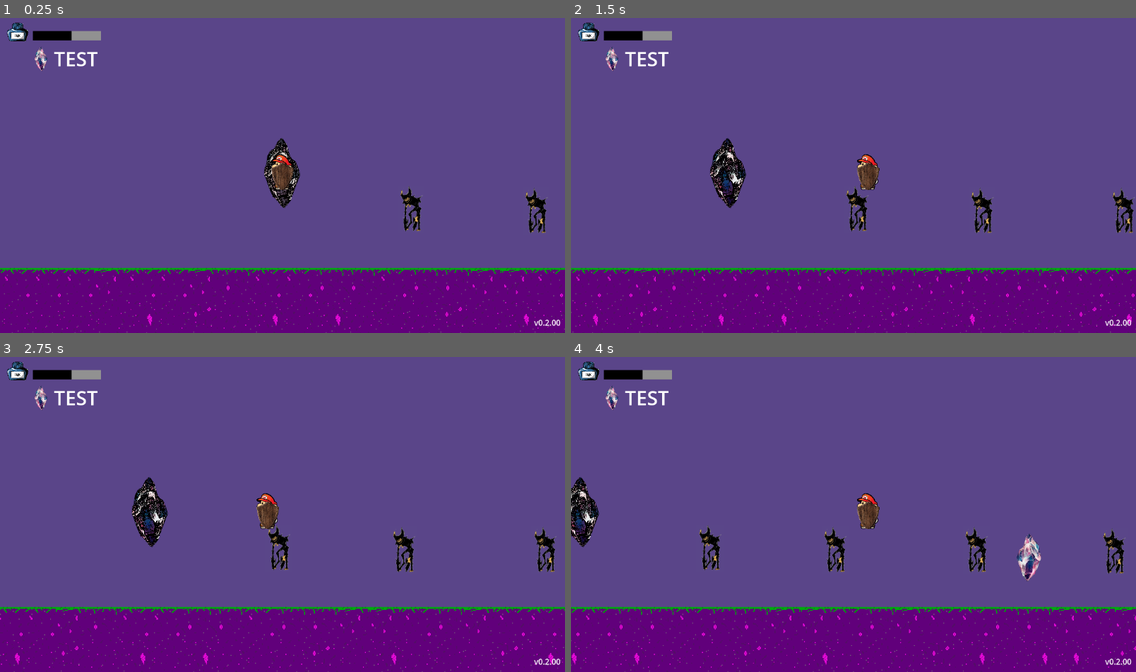
Above: before the commit, frames 1-4 (two rows, left to right).
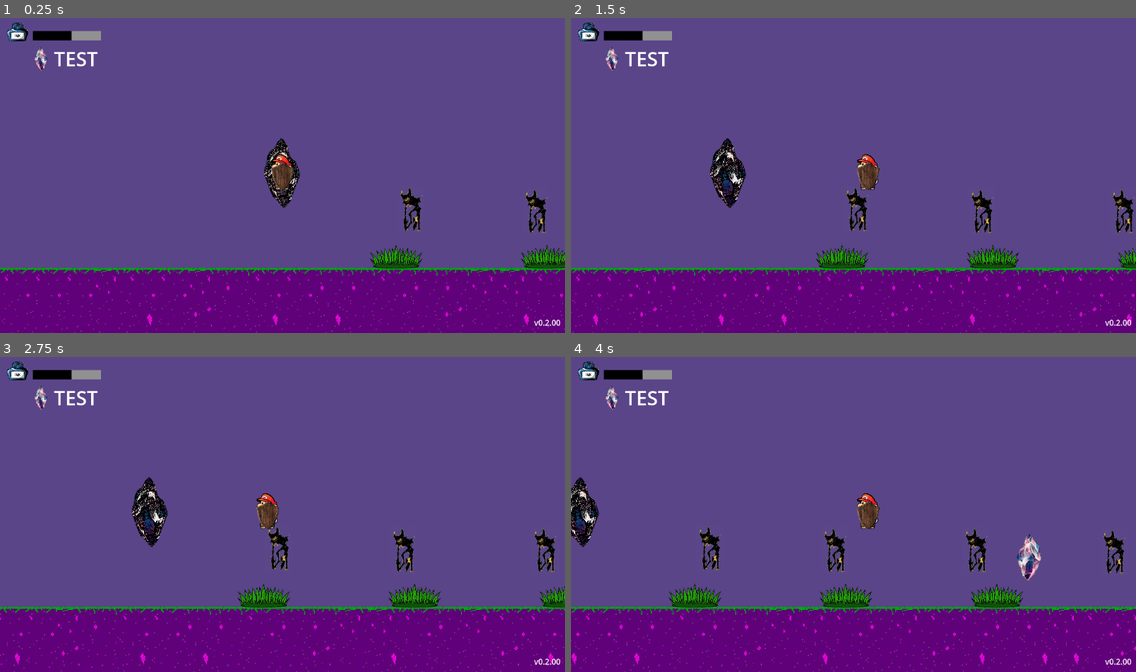
Above: after the commit, the same moments.

Repository: Jontaybr24/ShardsOfEikyo
Game: Godot game, scene res://Scenes/Levels/arena.tscn
Two runs of this game, one before a commit and one after it. Both use one fixed random seed, a clock stepped at 60 frames per second and the inputs below. Sound files missing from this copy of the repository are replaced by a short silence.
Inputs:
- Up to frame 1 (0.25 s): no input
- Up to frame 2 (1.5 s): tap Enter (confirm) at 0.5 s; hold A (attack) 0.53-1.28 s; hold Right (right) from 0.53 s (still down); tap Space (jump) at 0.77, 0.8, 1.07, 1.35 s
- Up to frame 3 (2.75 s): tap Space (jump) at 1.52, 1.82, 2.3 s; tap A (attack) at 1.55 s; release Right (right) at 2.03 s; hold Left (left) from 2.03 s (still down); hold A (attack) from 2.03 s (still down)
- Up to frame 4 (4 s): release Left (left) at 2.78 s; release A (attack) at 2.78 s; hold Right (right) from 2.78 s (still down); tap D (block) at 2.85 s; tap Space (jump) at 3.02, 3.32, 3.77, 3.8 s; tap A (attack) at 3.05 s; hold C (channel_hold) from 3.53 s (still down)

The runs differ from the first frame. In frame 1, 0.8% of the frame differs, in the area x 65-100%, y 72-80%; in frame 2, 1.0%; in frame 3, 1.1%; in frame 4, 1.3%, in the area x 17-80%, y 72-80%.
Error in both runs: Invalid access to property or key 'ELEMENTS' on a base object of type 'Nil'. (res://Scripts/naiko.gd:17)

Commit message:
updated grass spwan rules

Diff:
--- a/Scenes/Levels/tile_map_layer.gd
+++ b/Scenes/Levels/tile_map_layer.gd
@@ -8,6 +8,7 @@
 		var cell_data : TileData = get_cell_tile_data(cell)
 		if cell_data.get_custom_data("spawn_grass"):
 			var world_pos = map_to_local(cell)
-			#var grass_spawn = grass.instantiate()
-			#grass_spawn.position = Vector2(world_pos.x, world_pos.y - tile_set.tile_size.y)
-			#add_child(grass_spawn)
+			if randi() % 100 > 80:
+				var grass_spawn = grass.instantiate()
+				grass_spawn.position = Vector2(world_pos.x + randf_range(-20, 20), world_pos.y - tile_set.tile_size.y / 2)
+				add_child(grass_spawn)
--- a/Scenes/World Items/grass.tscn
+++ b/Scenes/World Items/grass.tscn
@@ -19,17 +19,17 @@
 
 [node name="Grass" type="Area2D" unique_id=1502200006 groups=["Flammable", "Ink Source"]]
 z_index = 6
-scale = Vector2(0.2, 0.2)
+scale = Vector2(0.0856552, 0.0856552)
 script = ExtResource("1_on02d")
 
 [node name="Sprite2D" type="Sprite2D" parent="." unique_id=216091300]
 material = SubResource("ShaderMaterial_gr604")
 texture = ExtResource("2_qm417")
+offset = Vector2(0, -140.625)
 
 [node name="CollisionShape2D" type="CollisionShape2D" parent="." unique_id=689407527]
-position = Vector2(2, 74.5)
+position = Vector2(0, -58.373573)
 shape = SubResource("RectangleShape2D_qruad")
 
 [node name="VisibleOnScreenEnabler2D" type="VisibleOnScreenEnabler2D" parent="." unique_id=831298123]
-position = Vector2(4.9999995, 0)
-rect = Rect2(-324.99997, -124.999985, 649.99994, 254.99997)
+rect = Rect2(-324.99997, -256.84372, 649.99994, 256.84372)
--- a/Scripts/States/Player/PlayerAttack.gd
+++ b/Scripts/States/Player/PlayerAttack.gd
@@ -19,7 +19,8 @@
 			attack.hit_successful.connect(player.freeze, CONNECT_ONE_SHOT)
 		if attack.name.to_lower() == "pogo" or attack.name.to_lower() == "channel pogo":
 			attack.hit_successful.connect(func ():
-				player.velocity.y = player.jump_velocity,
+				player.velocity.y = player.jump_velocity
+				player.has_second_jump = true,
 				CONNECT_ONE_SHOT)
 		player.add_ink(-attack.cost)
 		player.emit_signal("ink_changed", player.current_ink)
